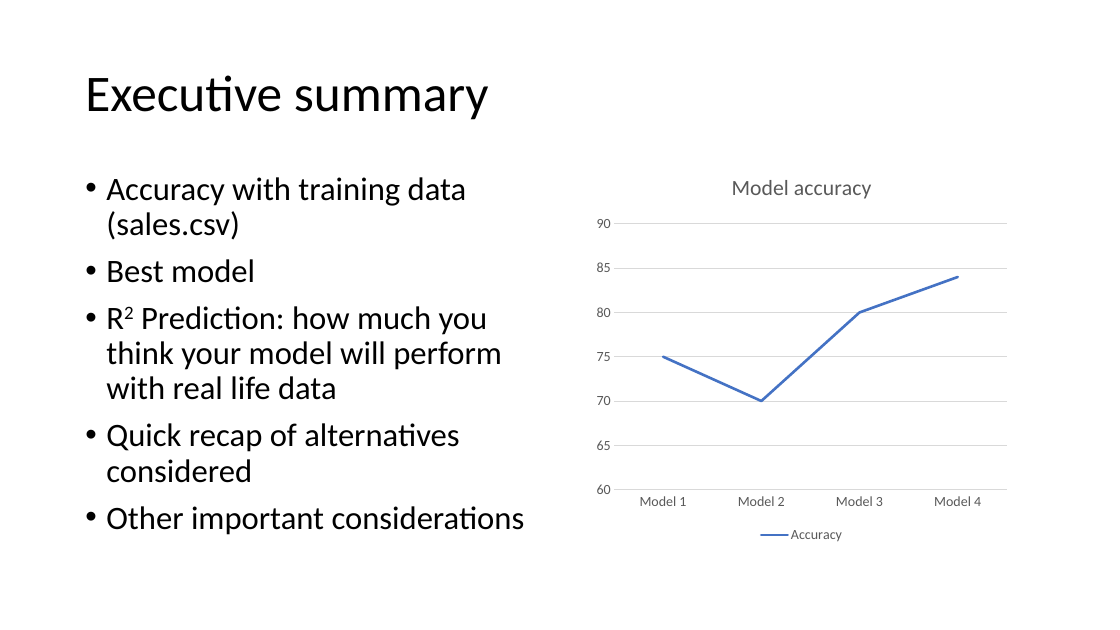
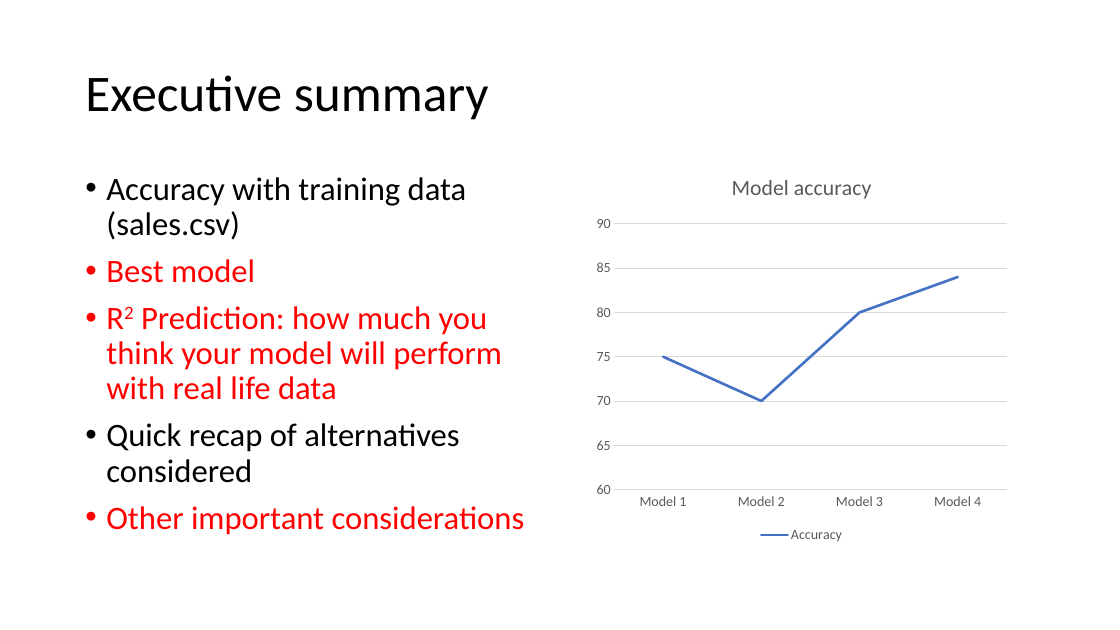
Before and after one commit to Infantdebil/IronKaggle, a slide deck: slide 2 of G2_presentation.pptx. Drawn at 1120x630 pixels with LibreOffice and Linux fonts; fonts in the diff are those of the drawing. Boxes give left, top, right and bottom in pixels: in the first picture for what was removed or moved away, otherwise in the second. Text is boxed around its words. In the diff, an @@ line names an element or a change of style, - is before the commit and + after.

```diff
--- a/G2_presentation.pptx
+++ b/G2_presentation.pptx
@@ text at [106,259,525,535]: text colour #000000 to #FF0000 in "Best model", "R2 Prediction: how much you think your ...", "Other important considerations" @@
```
Also in this commit, not shown: 1 slide added, 1 slide removed, 2 other files.
